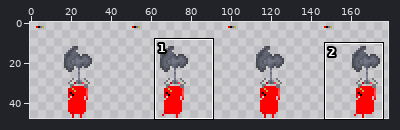
Two states of a sprite sheet, assets/guri_left.png. Above: a wide view before the commit, with the close-up outlined.
Close-up. Old version:
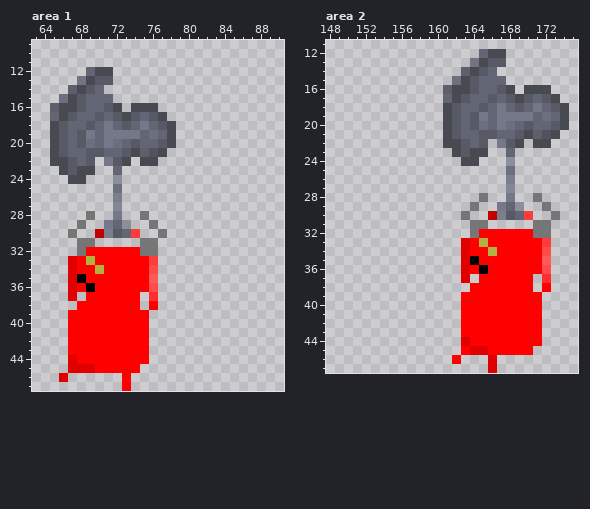
The file is 384x96 pixels, drawn in blocks of 2x2; one block is one cell here. Colours within 5 levels of each other are drawn and written as one. Shown: area 1: x 63..90, y 9..47; area 2: x 148..175, y 11..47. The wide view leaves out empty margins.
After:
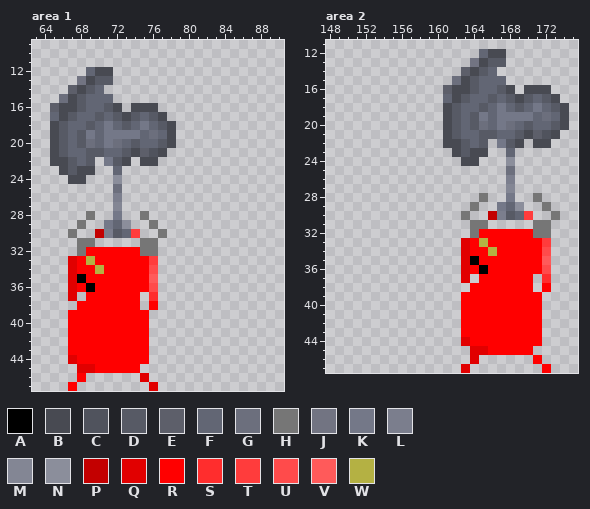
Palette (. is transparent): A #000000  B #484a52  C #50535d  D #575a65  E #5d5f6a  F #626674  G #6c6f7d  H #767676  J #727482  K #747888  L #7b7e8d  M #838694  N #8b8e9b  P #c30000  Q #e10000  R #ff0000  S #ff2d2d  T #ff3c3c  U #ff4b4b  V #ff5a5a  W #b4b143
From old to new:
Area 1:
There is now colour Q in row 46 at x 75; in row 47 at x 76.
There is now colour R in row 46 at x 68; in row 47 at x 67.
The edit erases colour Q in row 45 at x 67; in row 46 at x 66.
The edit erases colour R in rows 46 to 47 at x 73.
Area 2:
There is now colour Q in row 46 at x 164; in row 47 at x 163.
There is now colour R in row 46 at x 171; in row 47 at x 172.
The edit erases colour Q in rows 46 to 47 at x 166.
The edit erases colour R in row 45 at x 163; in row 46 at x 162.
Where, in picture pixels (left, top, right, bottom), the same in both close-ups:
changed: (59, 364, 86, 391)
changed: (122, 373, 158, 391)
changed: (452, 346, 551, 373)
